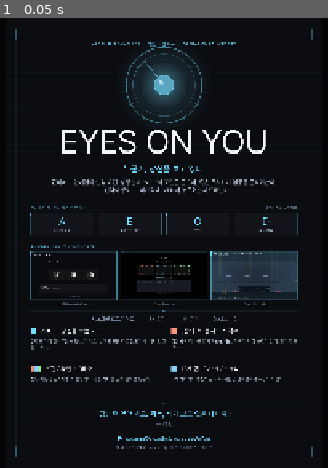
Above: before the commit, frame 1.
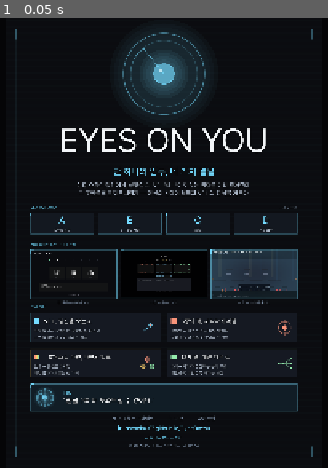
Above: after the commit, the same moment.

Repository: soomin007/EyesOnYou
Game: Godot game, scene res://scenes/poster.tscn
The game is run twice, just before and just after one commit, with the same random seed, the same clock (stepped at 60 frames per second) and the same inputs. This scene is started directly instead of the project's main scene.
Inputs:
- Up to frame 1 (0.05 s): no input

The runs differ from the first frame. In frame 1, 9.7% of the frame differs, in the area x 9-91%, y 3-96%.

Commit message:
feat(poster): 포스터 대개정 — 헤더 제거·가독성 박스·아이콘·카피·제출자
- 상단 헤더(ARCTURUS…) 제거, 키비주얼 눈 확대 + 글로우 halo. 태그라인 이하 전체 하향.
- 가독성 박스: 특징 4셀·VEIL 대화창 패널 + 엔딩/스샷과 좌우(100~1140) 정렬.
- 색 팔레트 시안/코랄/앰버/민트 4색 분리(파랑 중복 제거).
- VEIL 대화창(눈 아이콘 + 이름표 + "믿을수록 더 도와드릴 수 있어요").
- 카피: 로그라인 강화, 인용구 교체, 섹션 라벨 한국어화, 전투 캡션, "Dead Cells식" 제거, 특징 명사형.
- 태그라인 "단 하나의 임무, 네 가지 결말"(공포 톤 회피).
- 특징 셀 미니 아이콘 4종: VEIL 마킹 화살표 / 적 레티클 / 스킬 3원 삼각 / 맵 좌→우 트리.
- 푸터: GL Compatibility·전시데모 제거, 제출자 "자유전공학부 김수민" 추가. 썸네일 부제 제거.

Co-Authored-By: Claude Opus 4.8 (1M context) <noreply@anthropic.com>

Diff:
--- a/scripts/PosterCanvas.gd
+++ b/scripts/PosterCanvas.gd
@@ -2,31 +2,31 @@
 extends Control
 
 # 과제 제출용 게임 소개 포스터 — 인엔진 렌더. 게임의 실제 색·폰트·VEIL 눈(BriefingVisual 모티프)과
-# 실제 게임 스크린샷을 함께 써서 화면 아이덴티티와 일치시킨다. _draw로 그래픽(눈/프레임/스샷/엔딩박스/구분선),
-# Label 자식으로 텍스트. 세로 포스터(A4 비율 근사, 1240×1754). Poster.gd가 SubViewport로 PNG 캡처.
-# 스크린샷은 Screenshotter.gd가 res://poster_out/shots/ 에 미리 저장해 둔 것을 런타임 로드.
+# 실제 게임 스크린샷을 함께 써서 화면 아이덴티티와 일치시킨다. _draw로 그래픽(눈/프레임/스샷/엔딩박스/
+# 특징 패널/VEIL 대화창), Label 자식으로 텍스트. 세로 포스터(A4 비율 근사, 1240×1754).
+# Poster.gd가 SubViewport로 PNG 캡처. 스크린샷은 Screenshotter.gd가 미리 저장해 둔 것을 런타임 로드.
 
 const W: float = 1240.0
 const H: float = 1754.0
 
-# ── 게임 아이덴티티 색 (title.tscn / BriefingVisual / SkillTreeData에서 그대로) ──
+# ── 게임 아이덴티티 색 ── (파랑 계열 중복을 피해 4셀을 시안/코랄/앰버/민트로 분리)
 const COL_BG: Color = Color(0.043, 0.048, 0.062)
-const COL_VEIL: Color = Color(0.46, 0.86, 1.0)        # VEIL 시안
+const COL_VEIL: Color = Color(0.46, 0.86, 1.0)        # VEIL 시안 (브랜드)
 const COL_WHITE: Color = Color(0.95, 0.96, 0.97)
 const COL_GRAY: Color = Color(0.74, 0.79, 0.86)
 const COL_DIM: Color = Color(0.50, 0.57, 0.66)
-const COL_COMBAT: Color = Color(0.97, 0.58, 0.48)     # 전투
-const COL_MOBI: Color = Color(0.55, 0.82, 0.97)       # 이동
-const COL_SURV: Color = Color(0.58, 0.92, 0.68)       # 생존
-
-const M: float = 100.0          # 콘텐츠 좌우 마진 (프레임/코너 안쪽)
-const FM: float = 44.0          # 프레임 오프셋
-const EYE_C: Vector2 = Vector2(620.0, 262.0)
-const EYE_R: float = 148.0
-
-# ── 엔딩 행 (수용률 FOLLOW × 전투 FIGHT → 4결말. EndingResolver.gd 진실) ──
-const END_Y: float = 760.0
-const END_H: float = 86.0
+const COL_COMBAT: Color = Color(0.97, 0.58, 0.48)     # 코랄 (적/위협)
+const COL_AMBER: Color = Color(0.96, 0.80, 0.42)      # 앰버 (스킬/성장)
+const COL_SURV: Color = Color(0.58, 0.92, 0.68)       # 민트 (맵/탐험)
+
+const M: float = 100.0
+const FM: float = 44.0
+const EYE_C: Vector2 = Vector2(620.0, 218.0)
+const EYE_R: float = 158.0
+
+# ── 엔딩 행 (수용률 × 전투 성향 → 4결말. EndingResolver.gd 진실) ──
+const END_Y: float = 758.0
+const END_H: float = 84.0
 const END_GAP: float = 18.0
 const ENDINGS: Array = [
 	["A", "완벽한 도구"],
@@ -36,24 +36,27 @@
 ]
 
 # ── 스크린샷 스트립 (3장, 16:9) ──
-const SHOT_Y: float = 910.0
+const SHOT_Y: float = 904.0
 const SHOT_W: float = 336.0
 const SHOT_H: float = 189.0
 const SHOT_GAP: float = 16.0
 const SHOTS: Array = [
 	["res://poster_out/shots/shot_routemap.png", "맵 선택 — 위험과 보상"],
 	["res://poster_out/shots/shot_skilltree.png", "스킬 트리 — 3계열"],
-	["res://poster_out/shots/shot_route_datacenter.png", "전투 — 데이터 센터"],
+	["res://poster_out/shots/shot_route_datacenter.png", "전투 — 사격·회피·스킬"],
 ]
 
-const DIV1_Y: float = 1140.0
-const DIV2_Y: float = 1500.0
-# 특징 2×2 그리드
-const FX_L: float = 100.0
+# ── 특징 2×2 (박스는 엔딩/스샷과 같은 좌우 경계 100~1140에 맞춤. FX는 박스 안쪽 패딩 14) ──
+const FX_L: float = 114.0
 const FX_R: float = 648.0
-const FY_1: float = 1208.0
-const FY_2: float = 1356.0
-const FCW: float = 494.0
+const FCW: float = 478.0
+const FY_1: float = 1170.0
+const FY_2: float = 1310.0
+const FBOX_H: float = 110.0
+
+# ── VEIL 대화창 ──
+const DLG_Y: float = 1428.0
+const DLG_H: float = 104.0
 
 var _shot_tex: Array = []  # [{tex, rect}]
 
@@ -81,34 +84,41 @@
 	var x: float = M + float(i) * (bw + END_GAP)
 	return Rect2(x, END_Y, bw, END_H)
 
+func _feat_rect(col: int, row: int) -> Rect2:
+	var fx: float = FX_L if col == 0 else FX_R
+	var fy: float = FY_1 if row == 0 else FY_2
+	return Rect2(fx - 14.0, fy - 18.0, FCW + 28.0, FBOX_H)
+
 func _draw() -> void:
 	draw_rect(Rect2(0.0, 0.0, W, H), COL_BG, true)
 	# 미세 스캔라인 — CRT/감시화면 질감
 	var y: float = 0.0
 	while y < H:
-		draw_line(Vector2(0.0, y), Vector2(W, y), Color(0.46, 0.86, 1.0, 0.016), 1.0)
+		draw_line(Vector2(0.0, y), Vector2(W, y), Color(0.46, 0.86, 1.0, 0.015), 1.0)
 		y += 5.0
-	# 프레임 + 코너 브래킷 (감시 UI) — 콘텐츠(M=100)보다 바깥이라 텍스트와 안 겹침
+	# 프레임 + 코너 브래킷 — 콘텐츠(M=100)보다 바깥이라 텍스트와 안 겹침
 	draw_rect(Rect2(FM, FM, W - 2.0 * FM, H - 2.0 * FM), COL_VEIL * Color(1, 1, 1, 0.10), false, 1.0)
 	_corner_brackets(FM)
-	# 키 비주얼 — VEIL 눈
+	# 키 비주얼 — VEIL 눈 (글로우 강화)
 	_draw_eye(EYE_C, EYE_R)
-	# 엔딩 행 박스
+	# 엔딩 행
 	_draw_endings()
-	# 스크린샷 스트립
+	# 스크린샷
 	_draw_shots()
-	# 구분선
-	_divider(DIV1_Y)
-	_divider(DIV2_Y)
-	# 특징 셀 강조 사각형
+	# 특징 패널 (가독성 박스)
+	_draw_feat_panels()
+	# VEIL 대화창
+	_draw_veil_dialogue()
+	# 특징 셀 강조 칩 (패널 위)
 	_feat_accents()
+	# 특징 셀 우측 미니 아이콘
+	_feat_icons()
 
 func _draw_endings() -> void:
 	for i in ENDINGS.size():
 		var r: Rect2 = _ending_rect(i)
-		draw_rect(r, Color(0.07, 0.08, 0.10), true)
+		draw_rect(r, Color(0.08, 0.10, 0.13, 0.92), true)
 		draw_rect(r, COL_VEIL * Color(1, 1, 1, 0.40), false, 1.5)
-		# 좌상 코너 틱 (스샷과 동일 모티프)
 		draw_line(r.position, r.position + Vector2(12, 0), COL_VEIL, 2.0)
 		draw_line(r.position, r.position + Vector2(0, 12), COL_VEIL, 2.0)
 
@@ -117,21 +127,109 @@
 		var d: Dictionary = item
 		var rect: Rect2 = d["rect"]
 		var tex: Texture2D = d["tex"]
-		# 바탕(로드 실패 대비) + 텍스처 + 시안 테두리
 		draw_rect(rect, Color(0.06, 0.07, 0.09), true)
 		if tex != null:
 			draw_texture_rect(tex, rect, false)
 		draw_rect(rect, COL_VEIL * Color(1, 1, 1, 0.55), false, 1.5)
-		# 좌상 코너 틱
 		draw_line(rect.position, rect.position + Vector2(14, 0), COL_VEIL, 2.0)
 		draw_line(rect.position, rect.position + Vector2(0, 14), COL_VEIL, 2.0)
 
-# ── VEIL 눈 (BriefingVisual.gd _draw 모티프, 정적 포즈) ──
+func _draw_feat_panels() -> void:
+	_panel(_feat_rect(0, 0), COL_VEIL)    # VEIL
+	_panel(_feat_rect(1, 0), COL_COMBAT)  # 적
+	_panel(_feat_rect(0, 1), COL_AMBER)   # 스킬
+	_panel(_feat_rect(1, 1), COL_SURV)    # 맵
+
+func _panel(rect: Rect2, accent: Color) -> void:
+	draw_rect(rect, Color(0.085, 0.105, 0.14, 0.92), true)
+	draw_rect(rect, accent * Color(1, 1, 1, 0.30), false, 1.0)
+
+func _feat_accents() -> void:
+	var sz: float = 22.0
+	draw_rect(Rect2(FX_L, FY_1, sz, sz), COL_VEIL, true)
+	draw_rect(Rect2(FX_R, FY_1, sz, sz), COL_COMBAT, true)
+	# 스킬 셀 — 3계열 칩 (파랑 제외, 코랄/앰버/민트)
+	draw_rect(Rect2(FX_L, FY_2, 6.0, sz), COL_COMBAT, true)
+	draw_rect(Rect2(FX_L + 8.0, FY_2, 6.0, sz), COL_AMBER, true)
+	draw_rect(Rect2(FX_L + 16.0, FY_2, 6.0, sz), COL_SURV, true)
+	draw_rect(Rect2(FX_R, FY_2, sz, sz), COL_SURV, true)
+
+# 각 특징 셀 우측 빈 공간에 상징 아이콘 — 셀 액센트색과 매칭.
+func _feat_icons() -> void:
+	var iy1: float = FY_1 - 18.0 + FBOX_H * 0.5
+	var iy2: float = FY_2 - 18.0 + FBOX_H * 0.5
+	var ixl: float = FX_L + 442.0
+	var ixr: float = FX_R + 442.0
+	_icon_veil_mark(Vector2(ixl, iy1), 24.0)  # VEIL — 위협 마킹 화살표
+	_icon_enemy(Vector2(ixr, iy1), 24.0)      # 적 — 조준 레티클 + 표적
+	_icon_skill(Vector2(ixl, iy2), 24.0)      # 스킬 — 3계열 원(삼각 배치)
+	_icon_map(Vector2(ixr, iy2), 24.0)        # 맵 — 좌→우 분기 트리
+
+func _icon_veil_mark(c: Vector2, r: float) -> void:
+	# VEIL이 위협을 가리켜 마킹 — 시안 화살표가 표적(코랄)을 짚는다.
+	var target: Vector2 = c + Vector2(r * 0.45, -r * 0.4)
+	draw_circle(target, 3.0, COL_COMBAT)
+	_ring(target, 6.5, 1.2, COL_VEIL * Color(1, 1, 1, 0.75))
+	var tail: Vector2 = c + Vector2(-r * 0.72, r * 0.6)
+	var head: Vector2 = target + Vector2(-9.0, 8.0)
+	draw_line(tail, head, COL_VEIL * Color(1, 1, 1, 0.85), 2.0, true)
+	var dir: Vector2 = (head - tail).normalized()
+	var perp: Vector2 = Vector2(-dir.y, dir.x)
+	draw_line(head, head - dir * 7.0 + perp * 4.0, COL_VEIL, 2.0, true)
+	draw_line(head, head - dir * 7.0 - perp * 4.0, COL_VEIL, 2.0, true)
+
+func _icon_enemy(c: Vector2, r: float) -> void:
+	var col: Color = COL_COMBAT
+	_ring(c, r, 1.5, col * Color(1, 1, 1, 0.7))
+	for d in [Vector2(1, 0), Vector2(-1, 0), Vector2(0, 1), Vector2(0, -1)]:
+		draw_line(c + d * (r - 4.0), c + d * (r + 4.0), col * Color(1, 1, 1, 0.6), 1.5, true)
+	var s: float = r * 0.42
+	draw_colored_polygon(PackedVector2Array([
+		c + Vector2(0, -s), c + Vector2(s, 0), c + Vector2(0, s), c + Vector2(-s, 0)]), col)
+
+func _icon_skill(c: Vector2, r: float) -> void:
+	# 3계열을 원으로 감싸 삼각형 꼭짓점에 배치 (전투/스킬/생존).
+	var cols: Array = [COL_COMBAT, COL_AMBER, COL_SURV]
+	var pts: Array = [
+		c + Vector2(0, -r * 0.66),
+		c + Vector2(-r * 0.74, r * 0.48),
+		c + Vector2(r * 0.74, r * 0.48),
+	]
+	for i in 3:
+		var pc: Color = cols[i]
+		draw_circle(pts[i], r * 0.36, pc * Color(1, 1, 1, 0.45))
+		_ring(pts[i], r * 0.36, 1.3, pc * Color(1, 1, 1, 0.9))
+
+func _icon_map(c: Vector2, r: float) -> void:
+	# 좌→우 분기 트리 — 루트 1개에서 3갈래로 뻗어 "다양한 경로".
+	var col: Color = COL_SURV
+	var root: Vector2 = c + Vector2(-r, 0)
+	var fork: Vector2 = c + Vector2(-r * 0.15, 0)
+	var tips: Array = [c + Vector2(r, -r * 0.72), c + Vector2(r, 0), c + Vector2(r, r * 0.72)]
+	draw_line(root, fork, col * Color(1, 1, 1, 0.6), 1.5, true)
+	for t in tips:
+		draw_line(fork, t, col * Color(1, 1, 1, 0.6), 1.5, true)
+		draw_circle(t, 3.0, col)
+	draw_circle(root, 3.5, col)
+	draw_circle(fork, 3.0, col * Color(1, 1, 1, 0.85))
+
+func _draw_veil_dialogue() -> void:
+	var rect: Rect2 = Rect2(M, DLG_Y, W - 2.0 * M, DLG_H)
+	draw_rect(rect, Color(0.07, 0.12, 0.155, 0.94), true)
+	draw_rect(rect, COL_VEIL * Color(1, 1, 1, 0.45), false, 1.5)
+	# 좌상단 코너 틱 (대화창 느낌)
+	draw_line(rect.position, rect.position + Vector2(16, 0), COL_VEIL, 2.0)
+	draw_line(rect.position, rect.position + Vector2(0, 16), COL_VEIL, 2.0)
+	# 좌측 VEIL 눈 아이콘
+	_draw_eye(Vector2(M + 56.0, DLG_Y + DLG_H * 0.5), 32.0)
+
+# ── VEIL 눈 (BriefingVisual.gd _draw 모티프, 정적 포즈 + 글로우 halo) ──
 func _draw_eye(c: Vector2, r: float) -> void:
 	var col: Color = COL_VEIL
+	# 외곽 글로우 halo — 이목 강화("감시 카메라/레이더" 분위기)
 	for i in 6:
-		var f: float = float(i) / 5.0
-		draw_circle(c, r * (1.25 - f * 0.5), col * Color(1, 1, 1, 0.018))
+		var hf: float = float(i) / 5.0
+		draw_circle(c, r * (1.34 - hf * 0.5), col * Color(1, 1, 1, 0.032 * (1.0 - hf * 0.55)))
 	_ring(c, r, 2.0, col * Color(1, 1, 1, 0.55))
 	_ring(c, r * 0.82, 1.0, col * Color(1, 1, 1, 0.28))
 	for i in 12:
@@ -181,70 +279,54 @@
 	draw_line(Vector2(W - fm, H - fm), Vector2(W - fm - ln, H - fm), col, wd)
 	draw_line(Vector2(W - fm, H - fm), Vector2(W - fm, H - fm - ln), col, wd)
 
-func _divider(dy: float) -> void:
-	draw_line(Vector2(M, dy), Vector2(W - M, dy), COL_VEIL * Color(1, 1, 1, 0.22), 1.0, true)
-	var c: Vector2 = Vector2(W * 0.5, dy)
-	var s: float = 5.0
-	var pts: PackedVector2Array = [c + Vector2(0, -s), c + Vector2(s, 0), c + Vector2(0, s), c + Vector2(-s, 0)]
-	draw_colored_polygon(pts, COL_VEIL * Color(1, 1, 1, 0.5))
-
-func _feat_accents() -> void:
-	var sz: float = 22.0
-	draw_rect(Rect2(FX_L, FY_1, sz, sz), COL_VEIL, true)
-	draw_rect(Rect2(FX_R, FY_1, sz, sz), COL_COMBAT, true)
-	draw_rect(Rect2(FX_R, FY_2, sz, sz), COL_MOBI, true)
-	# 셀3 스킬 — 3계열 색 3개
-	draw_rect(Rect2(FX_L, FY_2, 12.0, sz), COL_COMBAT, true)
-	draw_rect(Rect2(FX_L + 15.0, FY_2, 12.0, sz), COL_MOBI, true)
-	draw_rect(Rect2(FX_L + 30.0, FY_2, 12.0, sz), COL_SURV, true)
-
 # ── 텍스트 (Label 자식) ──
 func _build_text() -> void:
-	_label("ARCTURUS DYNAMICS   ·   현장 작전 기록   ·   OPERATION PALIMPSEST",
-		Vector2(M, 90.0), W - 2.0 * M, 18, COL_VEIL * Color(1, 1, 1, 0.85), HORIZONTAL_ALIGNMENT_CENTER, false)
 	# 타이틀 — outline 강화(faux-bold)로 엔진 기본 폰트의 가는 획을 보강.
-	_label("EYES ON YOU", Vector2(M, 406.0), W - 2.0 * M, 128, COL_WHITE, HORIZONTAL_ALIGNMENT_CENTER, false, 9)
-	_label("누군가, 당신을 보고 있다.", Vector2(M, 568.0), W - 2.0 * M, 32, COL_VEIL, HORIZONTAL_ALIGNMENT_CENTER, false)
-	_label("근미래 보안기업의 현장 요원. 상황실 AI 'VEIL'의 조언을 들으며, 혹은 무시하며 임무를 클리어한다.\n그 선택이 쌓여 — 마지막에, VEIL이 누구였는지 드러난다.",
-		Vector2((W - 960.0) * 0.5, 626.0), 960.0, 23, COL_GRAY, HORIZONTAL_ALIGNMENT_CENTER, true)
+	_label("EYES ON YOU", Vector2(M, 400.0), W - 2.0 * M, 128, COL_WHITE, HORIZONTAL_ALIGNMENT_CENTER, false, 9)
+	_label("단 하나의 임무, 네 가지 결말", Vector2(M, 576.0), W - 2.0 * M, 36, COL_VEIL, HORIZONTAL_ALIGNMENT_CENTER, false, 5)
+	_label("현장 요원인 당신에게, 상황실 AI 'VEIL'이 보이지 않는 위협을 미리 짚어준다.\n그 조언을 따를지 무시할지 — 당신의 선택이 결말과 VEIL의 정체를 가른다.",
+		Vector2((W - 1000.0) * 0.5, 638.0), 1000.0, 23, COL_GRAY, HORIZONTAL_ALIGNMENT_CENTER, true)
 	# ── 엔딩 행 ──
-	_label("FOUR ENDINGS · ONE MISSION", Vector2(M, 732.0), W - 2.0 * M, 15,
-		COL_VEIL * Color(1, 1, 1, 0.75), HORIZONTAL_ALIGNMENT_LEFT, false)
-	_label("FOLLOW × FIGHT", Vector2(M, 732.0), W - 2.0 * M, 15,
+	_label("어떤 끝에 닿을까", Vector2(M, 730.0), W - 2.0 * M, 16,
+		COL_VEIL * Color(1, 1, 1, 0.85), HORIZONTAL_ALIGNMENT_LEFT, false)
+	_label("신뢰 × 전투", Vector2(M, 731.0), W - 2.0 * M, 15,
 		COL_DIM, HORIZONTAL_ALIGNMENT_RIGHT, false)
 	_ending_labels()
 	# ── 스크린샷 섹션 ──
-	_label("IN-GAME · 12 ROUTES, ONE MISSION", Vector2(M, 882.0), W - 2.0 * M, 15,
-		COL_VEIL * Color(1, 1, 1, 0.75), HORIZONTAL_ALIGNMENT_LEFT, false)
+	_label("직접 플레이 화면 · 12개 루트", Vector2(M, 872.0), W - 2.0 * M, 16,
+		COL_VEIL * Color(1, 1, 1, 0.85), HORIZONTAL_ALIGNMENT_LEFT, false)
 	_shot_captions(SHOT_Y + SHOT_H + 8.0)
-	# 정보 칩
-	_label("횡스크롤 로그라이트     ·     8–15분     ·     4종 결말     ·     Godot 4.6",
-		Vector2(M, 1160.0), W - 2.0 * M, 21, COL_DIM, HORIZONTAL_ALIGNMENT_CENTER, false)
-	# 특징 4 (2×2)
-	_feat_cell(FX_L, FY_1, 36.0, "VEIL — 당신을 보는 AI",
-		"위협을 미리 짚어주는 상황실 AI 파트너. 그 조언을 따른 정도가 네 개의 결말을 가른다.")
-	_feat_cell(FX_R, FY_1, 36.0, "5종의 적, 둥지의 저격수",
-		"정찰병·저격수·드론·자폭병·방패병. 적마다 약점 스킬이 달라, 맞춰 빌드한다.")
-	_feat_cell(FX_L, FY_2, 56.0, "스킬 8라인 × 3티어",
-		"전투·이동·생존 3계열. 레벨업마다 셋 중 하나를 골라 빌드를 쌓는다.")
-	_feat_cell(FX_R, FY_2, 36.0, "12개 맵 · Dead Cells식",
-		"스테이지마다 추첨되는 루트. 위험을 감수할수록 보상이 커진다.")
-	# VEIL 인용
-	_label("“당신은 앞만 봐요. 뒤는, 제가 보고 있을 테니까.”",
-		Vector2(M, 1526.0), W - 2.0 * M, 28, COL_VEIL, HORIZONTAL_ALIGNMENT_CENTER, false)
-	_label("— VEIL", Vector2(M, 1570.0), W - 2.0 * M, 19, COL_DIM, HORIZONTAL_ALIGNMENT_CENTER, false)
-	# 푸터
-	_label("▶  soomin007.github.io/EyesOnYou", Vector2(M, 1624.0), W - 2.0 * M, 23, COL_VEIL, HORIZONTAL_ALIGNMENT_CENTER, false)
-	_label("Godot 4.6 · GL Compatibility · 개인 프로젝트 / 전시 데모",
-		Vector2(M, 1664.0), W - 2.0 * M, 16, COL_DIM, HORIZONTAL_ALIGNMENT_CENTER, false)
+	# ── 특징 2×2 ──
+	_label("주요 특징", Vector2(M, 1114.0), W - 2.0 * M, 16,
+		COL_VEIL * Color(1, 1, 1, 0.85), HORIZONTAL_ALIGNMENT_LEFT, false)
+	_feat_cell(FX_L, FY_1, 38.0, "VEIL, 당신을 보는 AI",
+		"위협을 미리 짚어주는 상황실 AI 파트너\n조언을 따른 정도에 갈리는 결말")
+	_feat_cell(FX_R, FY_1, 38.0, "5종의 적, 제각각의 약점",
+		"정찰병·저격수·드론·자폭병·방패병\n약점을 노려 스킬로 받아치는 전투")
+	_feat_cell(FX_L, FY_2, 56.0, "8개 스킬 라인, 나만의 빌드",
+		"전투·이동·생존 3계열\n레벨업마다 고르는 한 가지")
+	_feat_cell(FX_R, FY_2, 38.0, "12개 맵, 매번 다른 길",
+		"스테이지마다 추첨되는 분기 루트\n위험을 감수할수록 커지는 보상")
+	# ── VEIL 대화창 텍스트 ──
+	_label("VEIL", Vector2(M + 126.0, DLG_Y + 20.0), 200.0, 17, COL_VEIL, HORIZONTAL_ALIGNMENT_LEFT, false)
+	_label("“믿을수록 더 도와드릴 수 있어요.”",
+		Vector2(M + 126.0, DLG_Y + 46.0), W - 2.0 * M - 156.0, 27, COL_WHITE, HORIZONTAL_ALIGNMENT_LEFT, false)
+	# ── 정보칩 + 푸터 ──
+	_label("횡스크롤 로그라이트     ·     8–15분     ·     4종 결말",
+		Vector2(M, 1548.0), W - 2.0 * M, 20, COL_DIM, HORIZONTAL_ALIGNMENT_CENTER, false)
+	_label("▶  soomin007.github.io/EyesOnYou", Vector2(M, 1584.0), W - 2.0 * M, 23, COL_VEIL, HORIZONTAL_ALIGNMENT_CENTER, false)
+	_label("자유전공학부 김수민", Vector2(M, 1624.0), W - 2.0 * M, 18,
+		COL_VEIL * Color(1, 1, 1, 0.92), HORIZONTAL_ALIGNMENT_CENTER, false)
+	_label("Windows PC · 키보드 / 게임패드 · Godot 4.6",
+		Vector2(M, 1656.0), W - 2.0 * M, 15, COL_DIM, HORIZONTAL_ALIGNMENT_CENTER, false)
 
 func _ending_labels() -> void:
 	for i in ENDINGS.size():
 		var pair: Array = ENDINGS[i]
 		var r: Rect2 = _ending_rect(i)
-		_label(str(pair[0]), Vector2(r.position.x, r.position.y + 8.0), r.size.x, 40,
+		_label(str(pair[0]), Vector2(r.position.x, r.position.y + 6.0), r.size.x, 38,
 			COL_VEIL, HORIZONTAL_ALIGNMENT_CENTER, false)
-		_label(str(pair[1]), Vector2(r.position.x, r.position.y + 60.0), r.size.x, 14,
+		_label(str(pair[1]), Vector2(r.position.x, r.position.y + 58.0), r.size.x, 14,
 			COL_GRAY, HORIZONTAL_ALIGNMENT_CENTER, false)
 
 func _shot_captions(cy: float) -> void:
@@ -256,8 +338,9 @@
 		i += 1
 
 func _feat_cell(x: float, y: float, head_off: float, head: String, desc: String) -> void:
-	_label(head, Vector2(x + head_off, y - 3.0), FCW - head_off, 24, COL_WHITE, HORIZONTAL_ALIGNMENT_LEFT, false)
-	_label(desc, Vector2(x, y + 40.0), FCW, 18, COL_GRAY, HORIZONTAL_ALIGNMENT_LEFT, true)
+	var tw: float = FCW - 96.0   # 우측 아이콘 공간 확보
+	_label(head, Vector2(x + head_off, y - 2.0), tw - head_off, 23, COL_WHITE, HORIZONTAL_ALIGNMENT_LEFT, false)
+	_label(desc, Vector2(x, y + 38.0), tw, 17, COL_GRAY, HORIZONTAL_ALIGNMENT_LEFT, true)
 
 func _label(txt: String, pos: Vector2, w: float, font_size: int, col: Color, align: int, wrap: bool, outline: int = 4) -> Label:
 	var l: Label = Label.new()
--- a/scripts/ThumbCanvas.gd
+++ b/scripts/ThumbCanvas.gd
@@ -31,9 +31,6 @@
 	_corners(22.0, 26.0)
 	# VEIL 눈
 	_draw_eye(EYE_C, EYE_R)
-	# 구분선 (EYES ON YOU 아래)
-	var hw: float = 150.0
-	draw_line(Vector2(SZ * 0.5 - hw, DIV_Y), Vector2(SZ * 0.5 + hw, DIV_Y), COL_VEIL * Color(1, 1, 1, 0.45), 1.0, true)
 
 func _corners(fm: float, ln: float) -> void:
 	var col: Color = COL_VEIL * Color(1, 1, 1, 0.55)
@@ -90,9 +87,8 @@
 	draw_arc(center, radius, 0.0, TAU, 64, col, width, true)
 
 func _build_text() -> void:
-	_label("EYES ON YOU", Vector2(0.0, 398.0), SZ, 60, COL_WHITE, HORIZONTAL_ALIGNMENT_CENTER)
-	_label("S U R V E I L L A N C E   R O G U E L I T E", Vector2(0.0, 488.0), SZ, 18,
-		COL_VEIL * Color(1, 1, 1, 0.85), HORIZONTAL_ALIGNMENT_CENTER)
+	# 아이콘(VEIL 눈) + 제목만. 부제는 군더더기라 제거.
+	_label("EYES ON YOU", Vector2(0.0, 424.0), SZ, 64, COL_WHITE, HORIZONTAL_ALIGNMENT_CENTER)
 
 func _label(txt: String, pos: Vector2, w: float, font_size: int, col: Color, align: int) -> void:
 	var l: Label = Label.new()
Binary file changed: poster_out/eyes_on_you_poster.png
Binary file changed: poster_out/eyes_on_you_poster_2x.png
Binary file changed: poster_out/eyes_on_you_thumb_150.png
Binary file changed: poster_out/eyes_on_you_thumb_300.png
Not shown, changed: .gitignore
